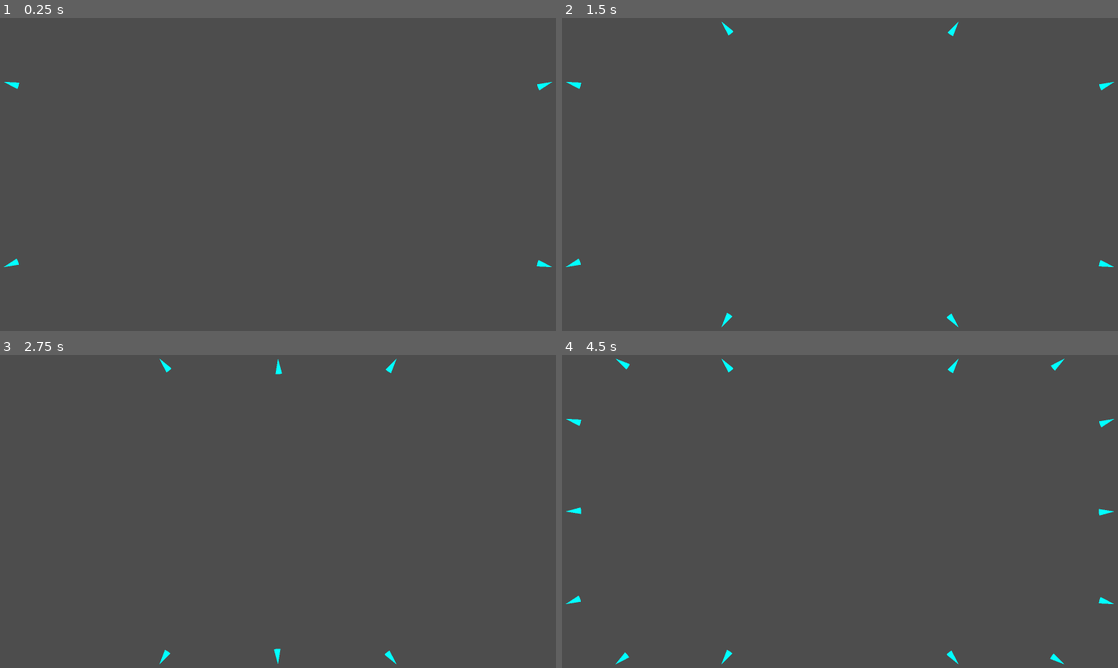
Above: before the commit, frames 1-4 (two rows, left to right).
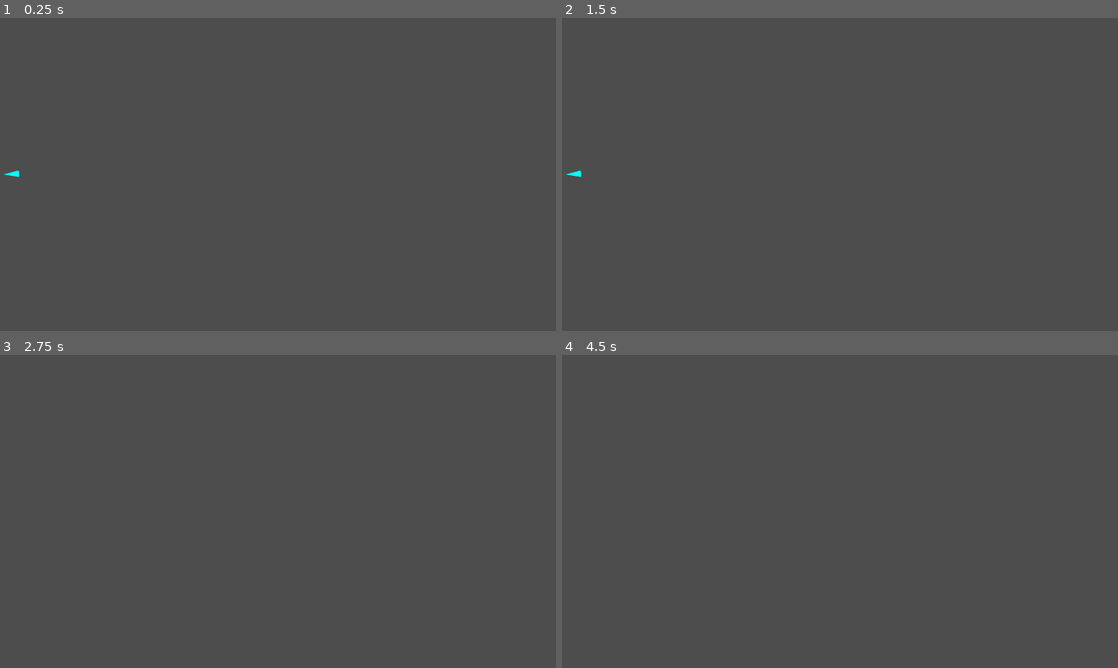
Above: after the commit, the same moments.

Repository: yancouto/psych0
Game: Godot game, scene res://runner.tscn
Same seed, same stepped clock (60 frames per second), same inputs: the game is played once before the commit and once after it.
Inputs:
- Up to frame 1 (0.25 s): no input
- Up to frame 2 (1.5 s): tap Enter at 0.5 s; hold D (move_right) 0.53-1.28 s; tap Space at 1.25 s; hold S (move_down) from 1.28 s (still down)
- Up to frame 3 (2.75 s): tap Enter at 2 s; release S (move_down) at 2.03 s; hold D (move_right) from 2.03 s (still down)
- Up to frame 4 (4.5 s): tap Space at 2.75, 4.25 s; release D (move_right) at 2.78 s; hold W (move_up) 2.78-3.53 s; tap Enter at 3.5 s; hold A (move_left) from 3.53 s (still down)

The runs differ from the first frame. In frame 1, 0.2% of the frame differs, in the area x 0-100%, y 20-80%; in frame 2, 0.3%; in frame 3, 0.2%; in frame 4, 0.5%, in the area x 0-100%, y 1-99%.

Commit message:
Basic start of level 1

Diff:
--- a/editor/builder_event.gd
+++ b/editor/builder_event.gd
@@ -48,7 +48,7 @@
 	var time_to_y := intersect_axis(enemy.pos.y - enemy.radius, enemy.pos.y + enemy.radius, 0, LevelBuilder.H, enemy.speed.y)
 	# Must intersect screen at some point. This condition is not sufficient, but good enough check.
 	assert(time_to_x >= 0 && time_to_y >= 0)
-	var time_to_screen: float = max(time_to_x, time_to_y)
+	var time_to_screen := maxf(time_to_x, time_to_y)
 	var time = cur_time.clone()
 	time.secs_after += time_to_screen
 	enemy.pos += enemy.speed * time_to_screen
--- a/editor/formation.gd
+++ b/editor/formation.gd
@@ -16,8 +16,10 @@
 
 class Circle extends Formation:
 	var amount: int
-	func _init(amount: int):
+	var starting_angle: float
+	func _init(amount: int, starting_angle: float = 0):
 		self.amount = amount
+		self.starting_angle = starting_angle
 	func raw_enemies() -> Array[EnemyToSpawn]:
 		var enemies: Array[EnemyToSpawn] = []
 		var n := self.amount
@@ -27,7 +29,7 @@
 		var circle_radius := center.length() + enemy_radius
 		const speed_len := 200
 		for i in range(n):
-			var angle := Vector2(0, -1).rotated(i * (TAU / n))
+			var angle := Vector2(0, -1).rotated(starting_angle + i * (TAU / n))
 			var pos := center + angle * circle_radius
 			var speed := -angle * speed_len
 			enemies[i] = EnemyToSpawn.new(enemy_radius, pos, speed)
--- a/levels/level1.gd
+++ b/levels/level1.gd
@@ -1,13 +1,15 @@
 extends LevelBuilder
+
+var F = Formation
 
 func _init():
 	const r = 25
 	const s = 300
-	spawn(Formation.Circle.new(10))
-	wait(3)
-	spawn(Formation.Circle.new(20))
+
+	wait(2)
+	spawn(F.Single.new(Vector2(-r, H / 2), Vector2(s, 0), r))
 	wait_until_no_enemies()
-	spawn(Formation.Single.new(Vector2(-r, H/2), Vector2(s/2, 0), r * 1.25))
+	spawn(F.Circle.new(2, -PI/2))
+	wait(1.5)
+	spawn(F.Circle.new(4))
 	wait_until_no_enemies()
-	spawn(Formation.Single.new(Vector2(-r, H/2), Vector2(s/2, 0), r * 1.25))
-	wait(10)
